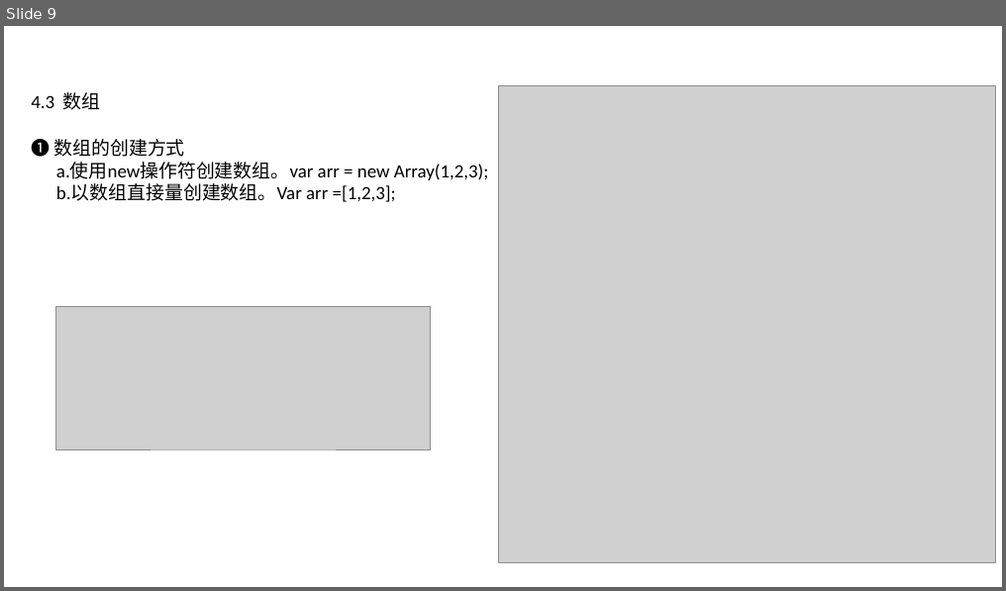
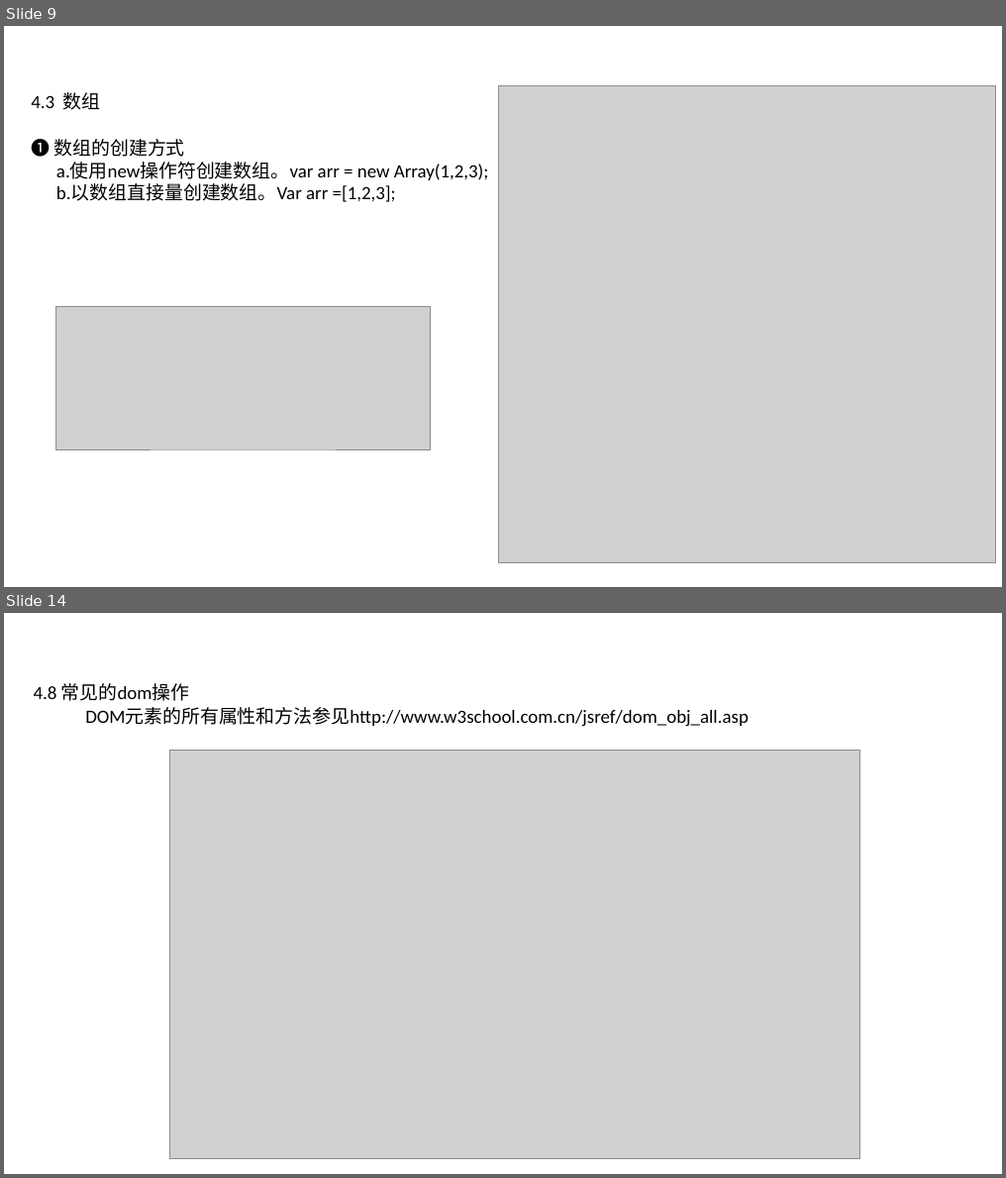
Before and after one commit to hiliny/lessonProject, a slide deck: documents/Javascript语言基础.pptx. Shown one above the other, each under a label of ours: slide 9 before the commit, slides 9 and 14 after it; the slides between them are not shown. The pictures are 1006x591 and 1006x1178 pixels, drawn with LibreOffice and Linux fonts; fonts in the diff are those of the drawing; grey boxes stand for pictures; background and template pictures are left out. Boxes give left, top, right and bottom in pixels: in the first picture for what was removed or moved away, otherwise in the second. Text is boxed around its words. In the diff, an @@ line names an element or a change of style, - is before the commit and + after.

```diff
--- a/documents/Javascript语言基础.pptx
+++ b/documents/Javascript语言基础.pptx
@@ slide 14 added at box(4, 613, 1002, 1174), background picture (left out) @@
@@ text added at box(34, 683, 190, 701), 18 pt, text #000000 @@
+4.8 常见的dom操作
@@ text added at box(85, 707, 748, 727), 18 pt, text #000000 @@
+DOM元素的所有属性和方法参见http://www.w3school.com.cn/jsref/dom_obj_all.asp
@@ picture added at box(169, 750, 860, 1159) @@
```
Also in this commit, not shown: 4 other slides added, 5 slides removed, 1 other file.
